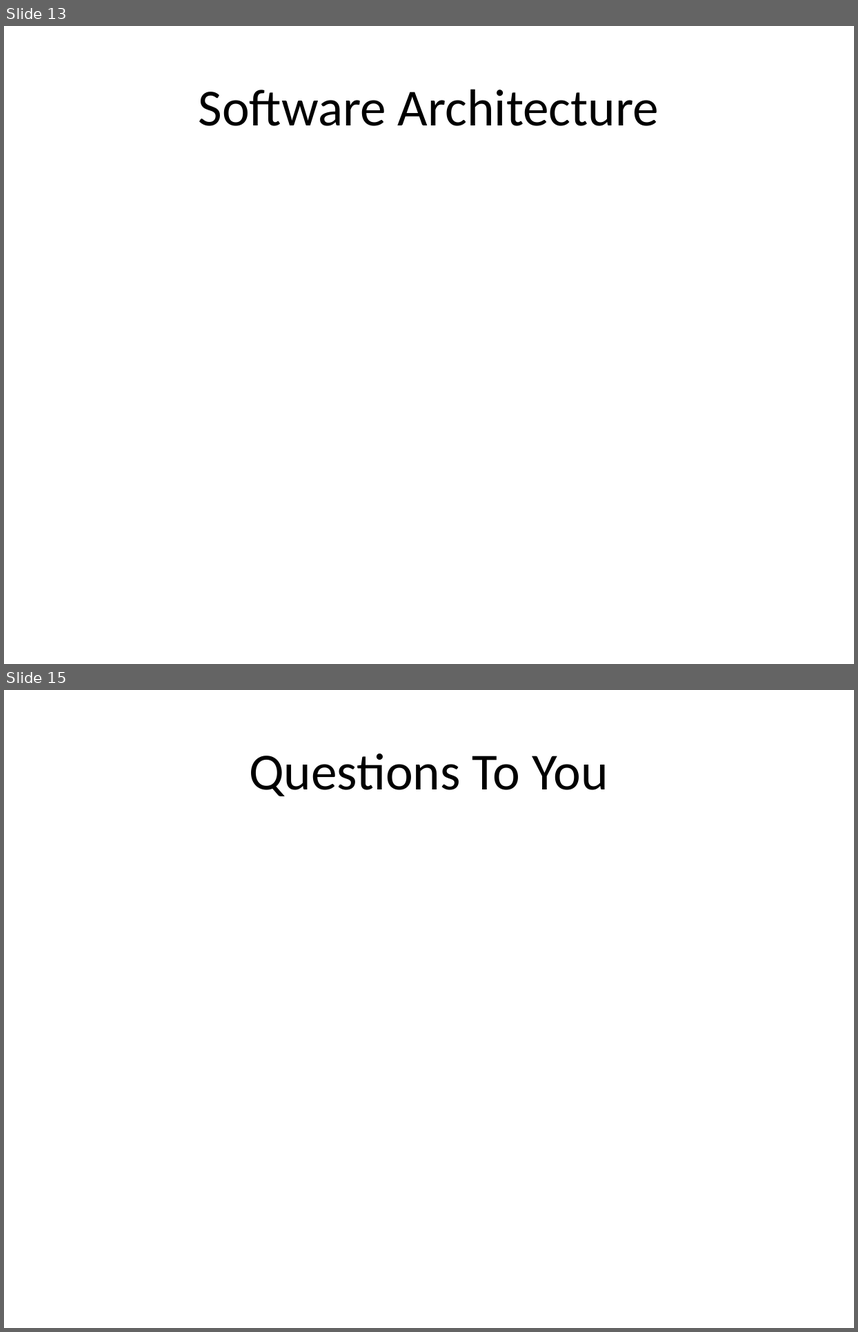
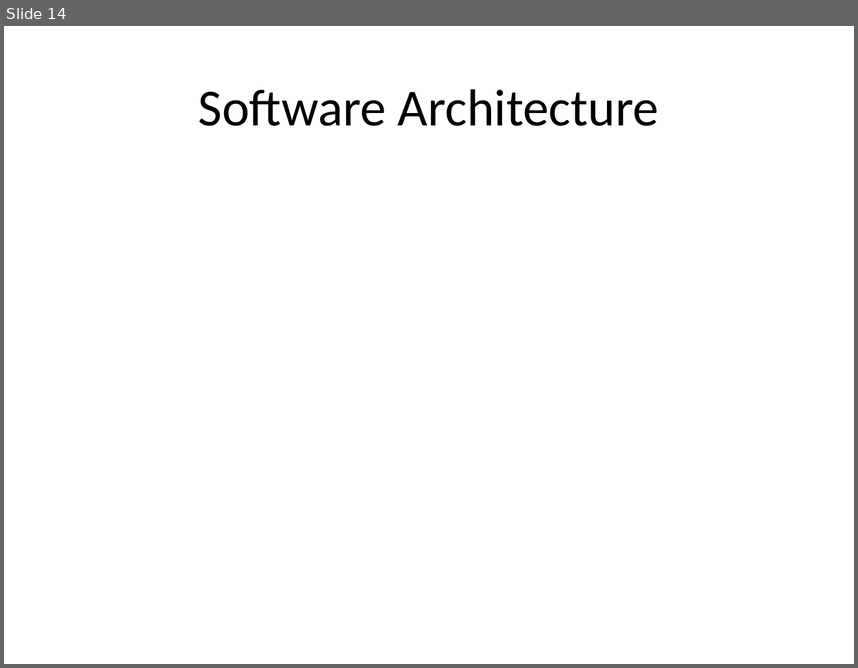
Before and after one commit to deanwedgbury/testRepo, a slide deck: PlantBuddy.pptx. Shown one above the other, each under a label of ours: slides 13 and 15 before the commit, slide 14 after it; the slides between them are not shown. The pictures are 858x1332 and 858x668 pixels, drawn with LibreOffice and Linux fonts; fonts in the diff are those of the drawing. Boxes give left, top, right and bottom in pixels: in the first picture for what was removed or moved away, otherwise in the second. Text is boxed around its words. In the diff, an @@ line names an element or a change of style, - is before the commit and + after.

```diff
--- a/PlantBuddy.pptx
+++ b/PlantBuddy.pptx
@@ slide 15 removed at bbox=[4, 690, 854, 1328], background #FFFFFF @@
@@ title removed at bbox=[249, 753, 608, 796] @@
-Questions To You
@@ what was slide 13 is now slide 14 @@
```
Also in this commit, not shown: 4 slides changed, 2 slides added.
